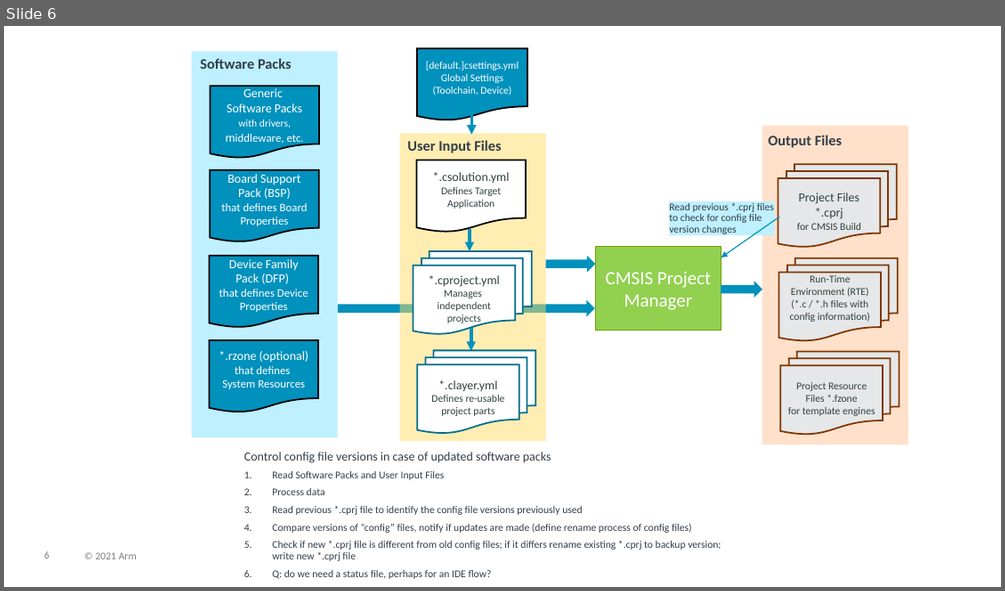
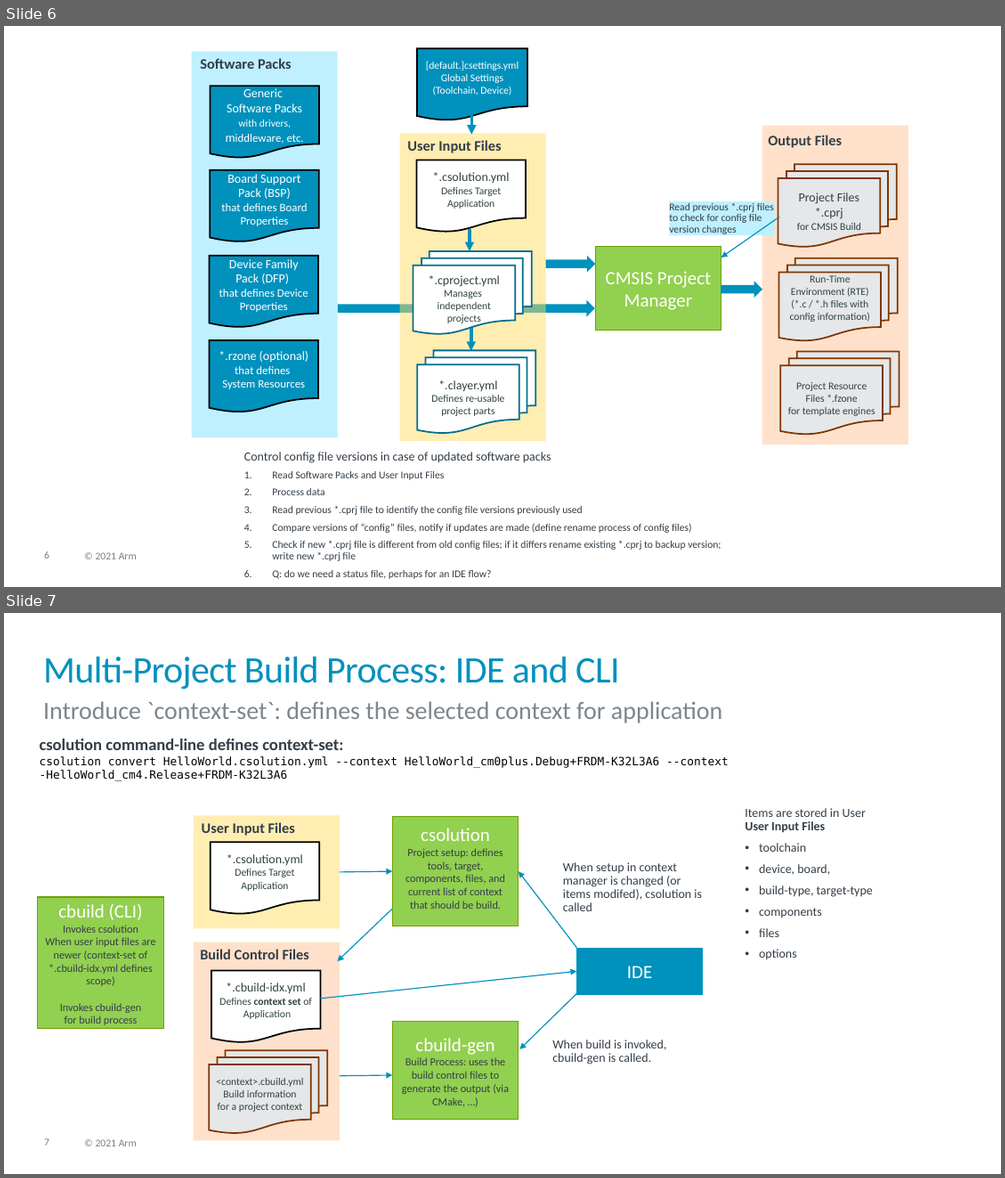
Before and after one commit to Open-CMSIS-Pack/devtools, a slide deck: tools/projmgr/docs/Manual/images/overview.pptx. Shown one above the other, each under a label of ours: slide 6 before the commit, slides 6 and 7 after it. The pictures are 1005x591 and 1005x1178 pixels, drawn with LibreOffice and Linux fonts; fonts in the diff are those of the drawing. Boxes give left, top, right and bottom in pixels: in the first picture for what was removed or moved away, otherwise in the second. Text is boxed around its words. In the diff, an @@ line names an element or a change of style, - is before the commit and + after.

Commit message:
Proposal: Introduce 'context-set' (selection of context for application build)

```diff
--- a/tools/projmgr/docs/Manual/images/overview.pptx
+++ b/tools/projmgr/docs/Manual/images/overview.pptx
@@ slide 7 added at <box>4,613,1001,1174</box>, background #FFFFFF; not listed: 2 template elements that a slide beside it also shows @@
@@ title added at <box>43,657,619,690</box>, 36 pt, text #0091BD @@
+Multi-Project Build Process: IDE and CLI
@@ text added at <box>43,701,722,723</box>, 24 pt, text #7D868C @@
+Introduce `context-set`: defines the selected context for application
@@ text added at <box>40,738,728,781</box>, 11 pt, text #000000 @@
+csolution command-line defines context-set:
+csolution convert HelloWorld.csolution.yml --context HelloWorld_cm0plus.Debug+FRDM-K32L3A6 --context -HelloWorld_cm4.Release+FRDM-K32L3A6
@@ rectangle added at <box>194,816,339,929</box>, fill #FFDD66 at 50% opacity @@
@@ text added at <box>202,822,295,835</box>, 14 pt, text #333E48, bold @@
+User Input Files
@@ rectangle added at <box>393,817,518,925</box>, fill #92D050, outline #70A000 1 pt, 10.5 pt, text #333E48 @@
+csolution
+Project setup: defines tools, target, components, files, and current list of context that should be build.
@@ flow chart document added at <box>210,842,320,915</box>, fill #FFFFFF, outline #000000 1.5 pt, 10 pt, text #314341 @@
+*.csolution.yml
+Defines Target Application
@@ text added at <box>759,843,873,959</box>, 12 pt, text #333E48 @@
+Items are stored in User User Input Files
+• toolchain
+• device, board,
+• build-type, target-type
+• components
+• files
+• options
@@ arrow added from (340, 872) to (393, 871), #0091BD 1 pt @@
@@ arrow added from (577, 948) to (518, 871), #0091BD 1 pt @@
@@ text added at <box>563,862,702,911</box>, 12 pt, text #333E48 @@
+When setup in context manager is changed (or items modifed), csolution is called
@@ rectangle added at <box>38,897,163,1029</box>, fill #92D050, outline #70A000 1 pt, 10.5 pt, text #333E48 @@
+cbuild (CLI)
+Invokes csolution
+When user input files are newer (context-set of *.cbuild-idx.yml defines scope)
+Invokes cbuild-gen
+for build process
@@ arrow added from (392, 909) to (338, 962), #0091BD 1 pt @@
@@ rectangle added at <box>194,942,339,1140</box>, fill #FFC499 at 50% opacity @@
@@ text added at <box>200,949,309,959</box>, 14 pt, text #333E48, bold @@
+Build Control Files
@@ rectangle added at <box>577,948,703,995</box>, fill #0091BD, outline #0091BD 1 pt, 18 pt, text #FFFFFF @@
+IDE
@@ flow chart document added at <box>211,971,320,1043</box>, fill #FFFFFF, outline #000000 1.5 pt, 10 pt, text #314341 @@
+*.cbuild-idx.yml
+Defines context set of Application
@@ arrow added from (320, 998) to (577, 971), #0091BD 1 pt @@
@@ arrow added from (577, 994) to (520, 1049), #0091BD 1 pt @@
@@ rectangle added at <box>393,1022,518,1119</box>, fill #92D050, outline #70A000 1 pt, 10.5 pt, text #333E48 @@
+cbuild-gen
+Build Process: uses the build control files to generate the output (via CMake, …)
@@ text added at <box>552,1039,667,1064</box>, 12 pt, text #333E48 @@
+When build is invoked,
+cbuild-gen is called.
@@ flow chart multidocument added at <box>209,1051,328,1134</box>, fill #E5E7E8, outline #803600 1.5 pt, 10 pt, text #314341 @@
+<context>.cbuild.yml Build information
+for a project context
@@ arrow added from (340, 1076) to (393, 1075), #0091BD 1 pt @@
```
Also in this commit, not shown: 2 other files.
